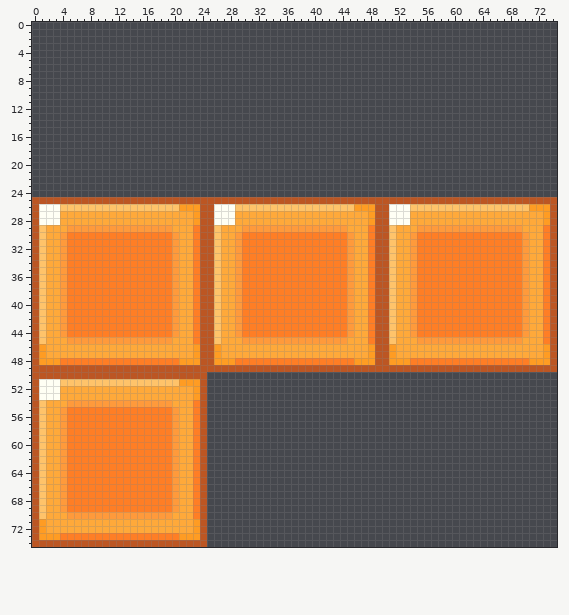
One commit to this sprite sheet: img/L.png. Above is the file before it was changed.
The file is 75x75 pixels. Colours within 5 levels of each other are drawn and written as one.
New version:
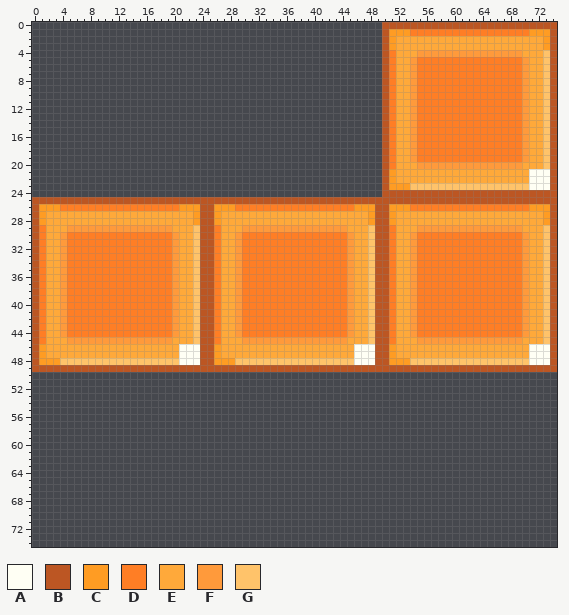
Palette (. is transparent): A #fffff4  B #bc5623  C #ff9c23  D #ff7e25  E #ffa93a  F #ff9a3b  G #ffc36a
Changes in this commit:
y 0: x 50..74 ......................... -> BBBBBBBBBBBBBBBBBBBBBBBBB
y 1: x 50..74 ......................... -> BCCCDDDDDDDDDDDDDDDDDCCCB
y 2..3: x 50..74 ......................... -> BCEEEEEEEEEEEEEEEEEEEEECB
y 4: x 50..74 ......................... -> BDEEEFFFFFFFFFFFFFFFEEEGB
y 5..19: x 50..74 ......................... -> BDEEFDDDDDDDDDDDDDDDFEEGB
y 20: x 50..74 ......................... -> BDEEEFFFFFFFFFFFFFFFEEEGB
y 21..22: x 50..74 ......................... -> BCEEEEEEEEEEEEEEEEEEEAAAB
y 23: x 50..74 ......................... -> BCCCGGGGGGGGGGGGGGGGGAAAB
y 24: x 50..74 ......................... -> BBBBBBBBBBBBBBBBBBBBBBBBB
y 26: x 1..20 AAAGGGGGGGGGGGGGGGGG -> CCCDDDDDDDDDDDDDDDDD; x 26..45 AAAGGGGGGGGGGGGGGGGG -> CCCDDDDDDDDDDDDDDDDD; x 51..70 AAAGGGGGGGGGGGGGGGGG -> CCCDDDDDDDDDDDDDDDDD
y 27..28: x 1..3 AAA -> CEE; x 26..28 AAA -> CEE; x 51..53 AAA -> CEE
y 29..45: x 1 G -> D; x 23 D -> G; x 26 G -> D; x 48 D -> G; x 51 G -> D; x 73 D -> G
y 46..47: x 21..23 EEC -> AAA; x 46..48 EEC -> AAA; x 71..73 EEC -> AAA
y 48: x 4..23 DDDDDDDDDDDDDDDDDCCC -> GGGGGGGGGGGGGGGGGAAA; x 29..48 DDDDDDDDDDDDDDDDDCCC -> GGGGGGGGGGGGGGGGGAAA; x 54..73 DDDDDDDDDDDDDDDDDCCC -> GGGGGGGGGGGGGGGGGAAA
y 50: x 0..24 BBBBBBBBBBBBBBBBBBBBBBBBB -> .........................
y 51: x 0..24 BAAAGGGGGGGGGGGGGGGGGCCCB -> .........................
y 52..53: x 0..24 BAAAEEEEEEEEEEEEEEEEEEECB -> .........................
y 54: x 0..24 BGEEEFFFFFFFFFFFFFFFEEEDB -> .........................
y 55..69: x 0..24 BGEEFDDDDDDDDDDDDDDDFEEDB -> .........................
y 70: x 0..24 BGEEEFFFFFFFFFFFFFFFEEEDB -> .........................
y 71..72: x 0..24 BCEEEEEEEEEEEEEEEEEEEEECB -> .........................
y 73: x 0..24 BCCCDDDDDDDDDDDDDDDDDCCCB -> .........................
y 74: x 0..24 BBBBBBBBBBBBBBBBBBBBBBBBB -> .........................
Boxes around the changes in both pictures, in picture pixels (x1, y1, x2, y2):
changed: (32, 22, 557, 547)
